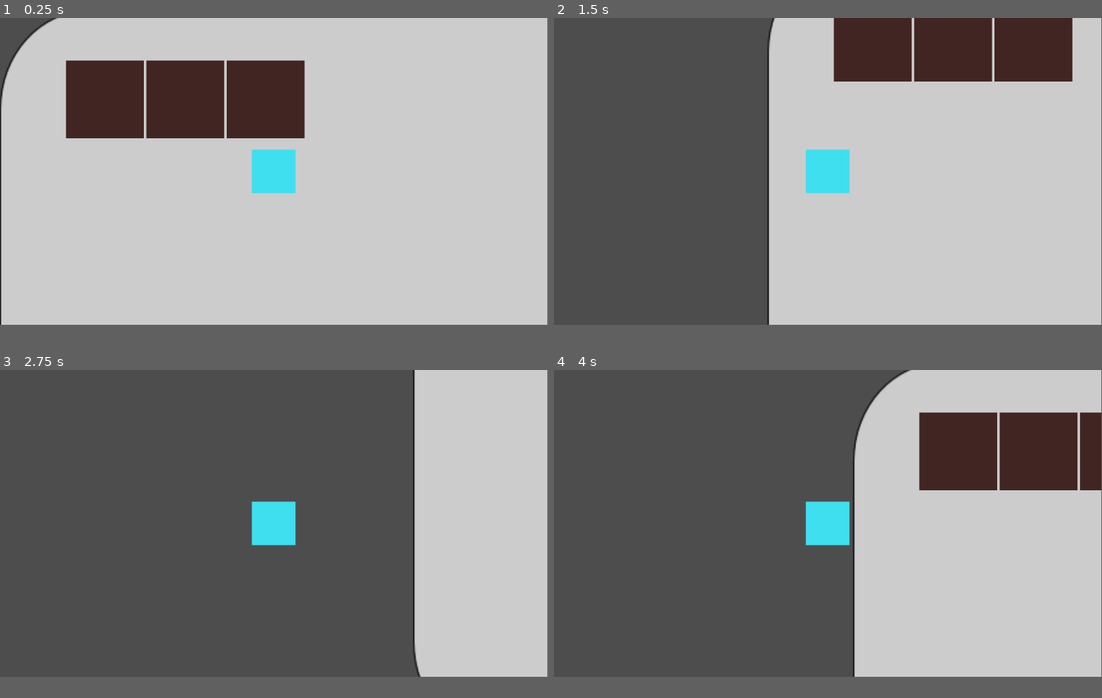
Above: before the commit, frames 1-4 (two rows, left to right).
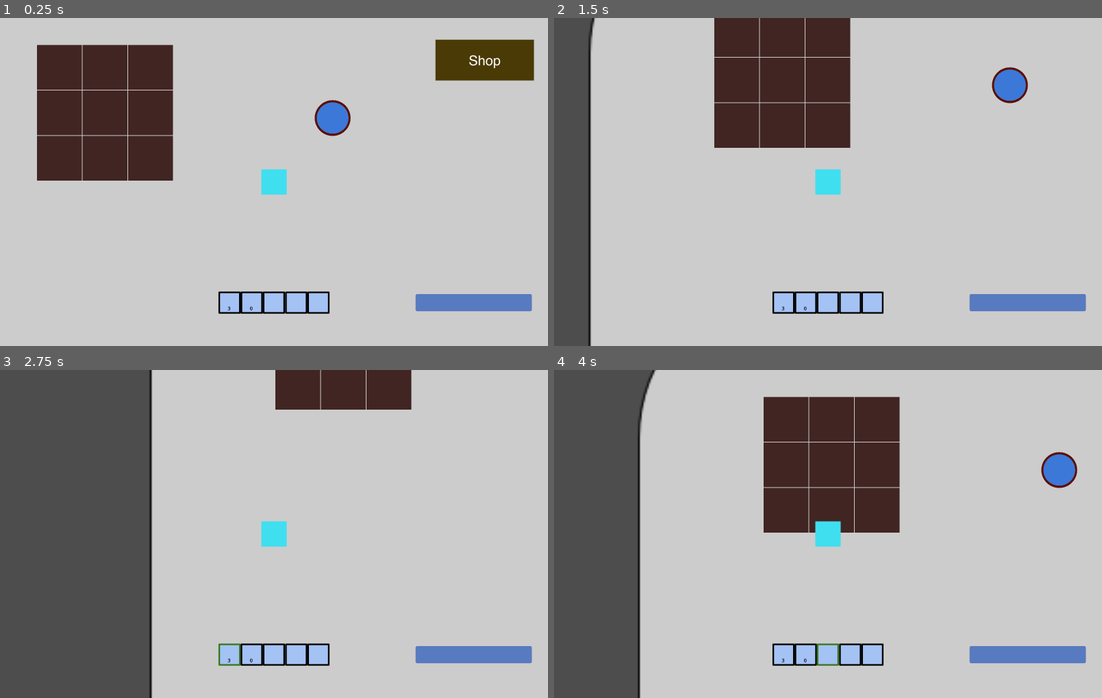
Above: after the commit, the same moments.

Repository: occult-frog/cake-orchard
Game: Godot game, scene res://background.tscn
Same seed, same stepped clock (60 frames per second), same inputs: the game is played once before the commit and once after it.
Inputs:
- Up to frame 1 (0.25 s): no input
- Up to frame 2 (1.5 s): tap Enter at 0.5 s; hold A (move_right) 0.53-1.28 s; hold F (plant) 0.53-1.28 s; tap Space (water_or_harvest) at 0.8, 1.35 s; hold S (move_down) from 1.28 s (still down)
- Up to frame 3 (2.75 s): tap F (plant) at 1.55 s; release S (move_down) at 2.03 s; hold A (move_right) from 2.03 s (still down); tap 1 (inv1) at 2.1 s; tap Space (water_or_harvest) at 2.3 s
- Up to frame 4 (4 s): release A (move_right) at 2.78 s; hold W (move_up) 2.78-3.53 s; tap 2 (inv2) at 2.85 s; tap F (plant) at 3.05 s; hold D (move_left) from 3.53 s (still down); tap 3 (inv3) at 3.6 s; tap Space (water_or_harvest) at 3.8 s
In our replay, the window is 799x449 before the commit and 800x480 after it. These sizes can differ from the game's own. Grey fills any space a smaller window leaves; there, only what the larger window draws over its background counts as a difference.

The runs differ from the first frame. In frame 1, 19% of the frame differs, in the area x 0-98%, y 0-94%; in frame 2, 48%; in frame 3, 48%; in frame 4, 51%, in the area x 0-100%, y 0-100%.

Commit message:
Add files via upload

Diff:
--- a/background.tscn
+++ b/background.tscn
@@ -3,22 +3,48 @@
 [ext_resource type="Texture2D" uid="uid://dixayrwjod6n1" path="res://background.png" id="1_oabld"]
 [ext_resource type="PackedScene" uid="uid://bcfjiw2tei0tj" path="res://player.tscn" id="2_i7s6n"]
 [ext_resource type="PackedScene" uid="uid://b4ar8e6ypqbtg" path="res://farmland.tscn" id="3_xehqc"]
+[ext_resource type="PackedScene" uid="uid://n87mqdi7gbwb" path="res://well_node.tscn" id="4_splo0"]
+[ext_resource type="PackedScene" uid="uid://ci43kcqa2rp4j" path="res://shop_node.tscn" id="5_eq6nc"]
 
 [node name="Node2D" type="Node2D" unique_id=1351206177]
 
 [node name="Background" type="Sprite2D" parent="." unique_id=1141353090]
-position = Vector2(947, 623)
-scale = Vector2(2.5822918, 2.8430557)
+position = Vector2(2091, 1310)
+scale = Vector2(6.560434, 7.2229166)
 texture = ExtResource("1_oabld")
 
 [node name="Player" parent="." unique_id=846510411 instance=ExtResource("2_i7s6n")]
-position = Vector2(573, 339)
+position = Vector2(1000, 605)
 
 [node name="Farmland" parent="." unique_id=690183917 instance=ExtResource("3_xehqc")]
-position = Vector2(218, 186)
+position = Vector2(217, 185)
 
 [node name="Farmland2" parent="." unique_id=1679578903 instance=ExtResource("3_xehqc")]
-position = Vector2(387, 186)
+position = Vector2(383, 185)
 
 [node name="Farmland3" parent="." unique_id=1662429244 instance=ExtResource("3_xehqc")]
-position = Vector2(556, 186)
+position = Vector2(549, 185)
+
+[node name="WellNode" parent="." unique_id=2087398117 instance=ExtResource("4_splo0")]
+position = Vector2(1214, 371)
+
+[node name="Farmland4" parent="." unique_id=1737993667 instance=ExtResource("3_xehqc")]
+position = Vector2(217, 351)
+
+[node name="Farmland5" parent="." unique_id=1001882328 instance=ExtResource("3_xehqc")]
+position = Vector2(383, 351)
+
+[node name="Farmland6" parent="." unique_id=568048320 instance=ExtResource("3_xehqc")]
+position = Vector2(549, 351)
+
+[node name="Farmland7" parent="." unique_id=1058151463 instance=ExtResource("3_xehqc")]
+position = Vector2(217, 517)
+
+[node name="Farmland8" parent="." unique_id=886011747 instance=ExtResource("3_xehqc")]
+position = Vector2(383, 517)
+
+[node name="Farmland9" parent="." unique_id=80505403 instance=ExtResource("3_xehqc")]
+position = Vector2(549, 517)
+
+[node name="ShopNode" parent="." unique_id=1343659626 instance=ExtResource("5_eq6nc")]
+position = Vector2(1769, 159)
--- a/farmland.gd
+++ b/farmland.gd
@@ -13,28 +13,31 @@
 	grown_farmland = preload("res://farmland_grown.png")
 	$NormalFarmland.texture = normal_farmland
 	current_farmland = "normal"
+	randomize()
 
 func _physics_process(delta):
 	var things_in_range = $Area2D.get_overlapping_bodies()
-
-	if things_in_range.size() > 0 and Input.is_action_just_pressed("water_or_harvest"):
-		if current_farmland == "planted":
+	if things_in_range.size() == 1 and Input.is_action_just_pressed("water_or_harvest"):
+		if current_farmland == "planted" and important_variables.water_level > 9:
 			current_farmland = "watered"
+			important_variables.water_level -= 10
 			$NormalFarmland.texture = watered_farmland
 			$Timer.start()
 		elif current_farmland == "grown":
 			current_farmland = "normal"
 			important_variables.wheat += 1
-			important_variables.wheat_seeds += 2
+			important_variables.wheat_seeds += randi_range(1,3)
 			$NormalFarmland.texture = normal_farmland
 
-	if things_in_range.size() > 0 and Input.is_action_just_pressed("plant"):
-		if important_variables.inv_selected == 1 and current_farmland == "normal":
+	if things_in_range.size() == 1 and Input.is_action_just_pressed("plant"):
+		if important_variables.inv_selected == 1 and current_farmland == "normal" and important_variables.wheat_seeds > 0:
 			current_farmland = "planted"
 			important_variables.wheat_seeds -= 1
 			$NormalFarmland.texture = planted_farmland
 
 
 func _on_plants_grown():
-	current_farmland = "grown"
-	$NormalFarmland.texture = grown_farmland
+	if current_farmland == "watered":
+		current_farmland = "grown"
+		$NormalFarmland.texture = grown_farmland
+	$Timer.stop()
--- a/farmland.tscn
+++ b/farmland.tscn
@@ -4,7 +4,7 @@
 [ext_resource type="Texture2D" uid="uid://wt0468ymsknn" path="res://farmland.png" id="1_kaipa"]
 
 [sub_resource type="RectangleShape2D" id="RectangleShape2D_kaipa"]
-size = Vector2(163, 163)
+size = Vector2(164, 164)
 
 [node name="Farmland" type="StaticBody2D" unique_id=690183917]
 script = ExtResource("1_hjufs")
@@ -17,10 +17,9 @@
 [node name="Area2D" type="Area2D" parent="." unique_id=1793400990]
 
 [node name="CollisionShape2D" type="CollisionShape2D" parent="Area2D" unique_id=1393922228]
-position = Vector2(0.5, 1.5)
+position = Vector2(0, 1)
 shape = SubResource("RectangleShape2D_kaipa")
 
 [node name="Timer" type="Timer" parent="." unique_id=158725595]
-wait_time = 15.0
 
 [connection signal="timeout" from="Timer" to="." method="_on_plants_grown"]
--- a/important_variables.gd
+++ b/important_variables.gd
@@ -4,3 +4,5 @@
 var money = 0
 var wheat = 0
 var wheat_seeds = 3
+var water_level = 100
+var max_water_level = 100
--- a/player.tscn
+++ b/player.tscn
@@ -3,6 +3,7 @@
 [ext_resource type="Texture2D" uid="uid://chd46hhq1ac2" path="res://player.png" id="1_4flbx"]
 [ext_resource type="Script" uid="uid://cf7yhhbxbyyua" path="res://player.gd" id="1_onrkg"]
 [ext_resource type="PackedScene" uid="uid://bpis1yjhgjw35" path="res://inventory.tscn" id="3_i3pqv"]
+[ext_resource type="PackedScene" uid="uid://7oraign4rrff" path="res://water_level.tscn" id="4_hqtel"]
 
 [sub_resource type="RectangleShape2D" id="RectangleShape2D_onrkg"]
 size = Vector2(91, 92)
@@ -20,5 +21,12 @@
 [node name="CollisionShape2D" type="CollisionShape2D" parent="." unique_id=1458841756]
 shape = SubResource("RectangleShape2D_onrkg")
 
-[node name="StaticBody2D" parent="." unique_id=1924694413 instance=ExtResource("3_i3pqv")]
+[node name="Inventory" parent="." unique_id=1924694413 instance=ExtResource("3_i3pqv")]
 position = Vector2(0, 441)
+
+[node name="WaterLevel" parent="." unique_id=318452517 instance=ExtResource("4_hqtel")]
+offset_left = 941.0
+offset_top = 410.0
+offset_right = 1003.8519
+offset_bottom = 834.2506
+fill_mode = 2
--- a/project.godot
+++ b/project.godot
@@ -18,6 +18,11 @@
 [autoload]
 
 important_variables="*uid://cjwccrbr0ddhp"
+
+[display]
+
+window/size/viewport_width=2000
+window/size/viewport_height=1200
 
 [editor_plugins]
 
--- /dev/null
+++ b/shop_menu_node.tscn
@@ -0,0 +1,39 @@
+[gd_scene format=3 uid="uid://dt58nvkbs04go"]
+
+[ext_resource type="Texture2D" uid="uid://cddkepf31g3m0" path="res://shop_menu.png" id="1_gsqgk"]
+[ext_resource type="Texture2D" uid="uid://vs11rrgp0cwt" path="res://shop_button.png" id="2_8ourk"]
+
+[node name="ShopMenuNode" type="StaticBody2D" unique_id=1292905289]
+
+[node name="ShopMenu" type="Sprite2D" parent="." unique_id=2090769927]
+texture = ExtResource("1_gsqgk")
+
+[node name="WheatSellButton" type="Button" parent="." unique_id=1254428146]
+offset_left = 84.0
+offset_top = -118.0
+offset_right = 225.0
+offset_bottom = -37.0
+theme_override_font_sizes/font_size = 35
+text = "Sell"
+icon = ExtResource("2_8ourk")
+icon_alignment = 1
+
+[node name="WheatBuyButton" type="Button" parent="." unique_id=1219646946]
+offset_left = 84.0
+offset_top = -35.0
+offset_right = 225.0
+offset_bottom = 46.0
+theme_override_font_sizes/font_size = 35
+text = "Buy"
+icon = ExtResource("2_8ourk")
+icon_alignment = 1
+
+[node name="WheatBuyButton2" type="Button" parent="." unique_id=1555226]
+offset_left = 84.0
+offset_top = 48.0
+offset_right = 225.0
+offset_bottom = 129.0
+theme_override_font_sizes/font_size = 35
+text = "Buy"
+icon = ExtResource("2_8ourk")
+icon_alignment = 1
--- /dev/null
+++ b/shop_node.gd
@@ -0,0 +1,9 @@
+extends StaticBody2D
+
+signal shop_open
+
+func _physics_process(delta):
+	var things_in_range = $Area2D.get_overlapping_bodies()
+
+	if Input.is_action_just_pressed("plant") and things_in_range.size() == 1:
+		shop_open
--- /dev/null
+++ b/shop_node.tscn
@@ -0,0 +1,18 @@
+[gd_scene format=3 uid="uid://ci43kcqa2rp4j"]
+
+[ext_resource type="Texture2D" uid="uid://dps7gdxwop3vq" path="res://shop.png" id="1_fmxu2"]
+[ext_resource type="Script" uid="uid://caxr1ghe1l4gg" path="res://shop_node.gd" id="1_najse"]
+
+[sub_resource type="RectangleShape2D" id="RectangleShape2D_fmxu2"]
+size = Vector2(360, 150)
+
+[node name="ShopNode" type="StaticBody2D" unique_id=1343659626]
+script = ExtResource("1_najse")
+
+[node name="Shop" type="Sprite2D" parent="." unique_id=1038936861]
+texture = ExtResource("1_fmxu2")
+
+[node name="Area2D" type="Area2D" parent="." unique_id=1640060254]
+
+[node name="CollisionShape2D" type="CollisionShape2D" parent="Area2D" unique_id=2016175398]
+shape = SubResource("RectangleShape2D_fmxu2")
--- /dev/null
+++ b/water_level.gd
@@ -0,0 +1,5 @@
+extends ProgressBar
+
+
+func _physics_process(delta):
+	$".".value = important_variables.water_level
--- /dev/null
+++ b/water_level.tscn
@@ -0,0 +1,11 @@
+[gd_scene format=3 uid="uid://7oraign4rrff"]
+
+[ext_resource type="Script" uid="uid://btiu7qx2tmxl8" path="res://water_level.gd" id="1_2ru1x"]
+
+[node name="WaterLevel" type="ProgressBar" unique_id=318452517]
+modulate = Color(0.019607844, 0.34117648, 1, 1)
+offset_right = 4.0
+offset_bottom = 27.0
+rotation = 1.5707964
+show_percentage = false
+script = ExtResource("1_2ru1x")
--- /dev/null
+++ b/well_node.gd
@@ -0,0 +1,14 @@
+extends StaticBody2D
+
+
+func _physics_process(delta):
+	var things_in_range = $Area2D.get_overlapping_bodies()
+
+	if things_in_range.size() > 0 and Input.is_action_pressed("plant"):
+		if important_variables.water_level != important_variables.max_water_level and $Timer.is_stopped() == true:
+			$Timer.start()
+
+
+func _on_timer_timeout():
+	important_variables.water_level += 1
+	$Timer.stop()
--- /dev/null
+++ b/well_node.tscn
@@ -0,0 +1,25 @@
+[gd_scene format=3 uid="uid://n87mqdi7gbwb"]
+
+[ext_resource type="Texture2D" uid="uid://banss35iv7kkw" path="res://well.png" id="1_1kl67"]
+[ext_resource type="Script" uid="uid://c3lo8lh1kxm82" path="res://well_node.gd" id="1_culc1"]
+
+[sub_resource type="CircleShape2D" id="CircleShape2D_1kl67"]
+radius = 65.27634
+
+[node name="WellNode" type="StaticBody2D" unique_id=2087398117]
+script = ExtResource("1_culc1")
+
+[node name="Well" type="Sprite2D" parent="." unique_id=1423729668]
+position = Vector2(3.8146973e-06, -9.536743e-07)
+scale = Vector2(0.18368056, 0.18368056)
+texture = ExtResource("1_1kl67")
+
+[node name="Area2D" type="Area2D" parent="." unique_id=2034314024]
+
+[node name="CollisionShape2D" type="CollisionShape2D" parent="Area2D" unique_id=1375489829]
+shape = SubResource("CircleShape2D_1kl67")
+
+[node name="Timer" type="Timer" parent="." unique_id=1957320528]
+wait_time = 0.1
+
+[connection signal="timeout" from="Timer" to="." method="_on_timer_timeout"]
Binary file added: shop.png
Not shown, added: shop.png.import
Binary file added: shop_button.png
Not shown, added: shop_button.png.import
Binary file added: shop_menu.png
Not shown, added: shop_menu.png.import
Not shown, added: shop_node.gd.uid
Not shown, added: water_level.gd.uid
Binary file added: well.png
Not shown, added: well.png.import
Not shown, added: well_node.gd.uid
